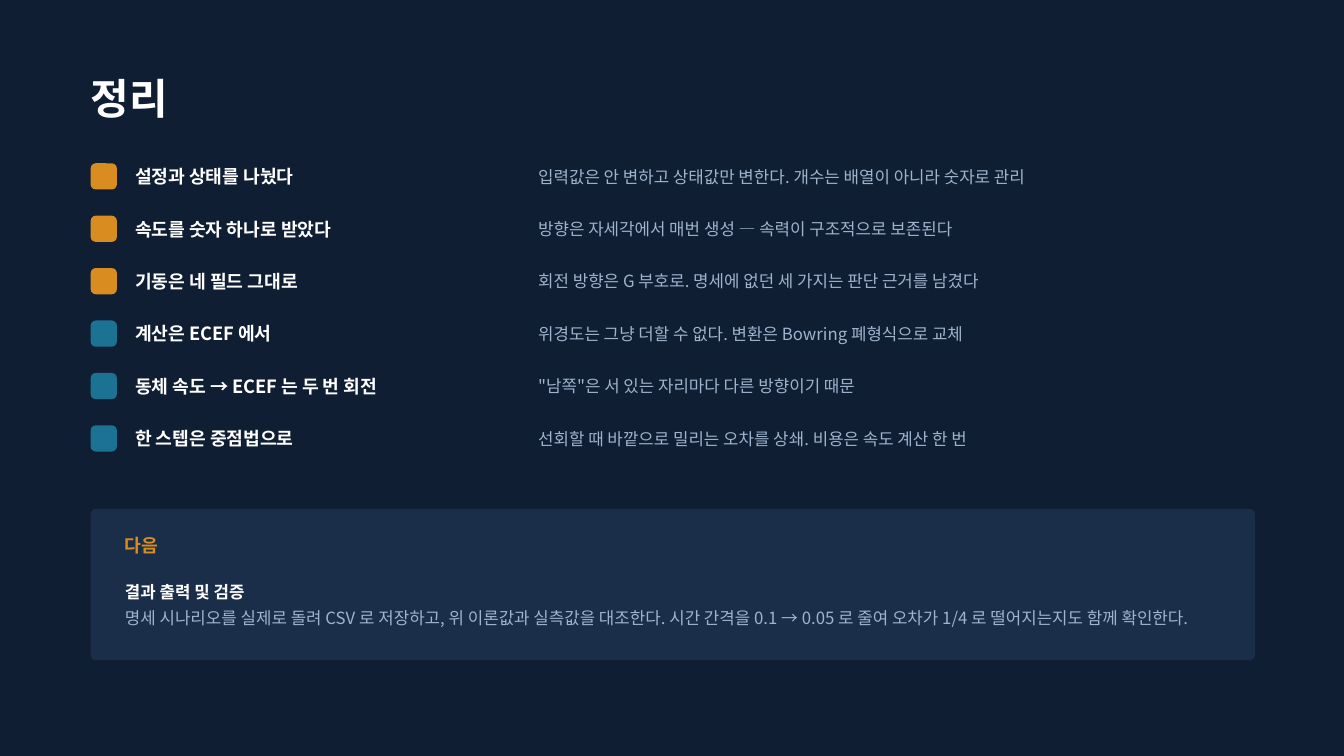
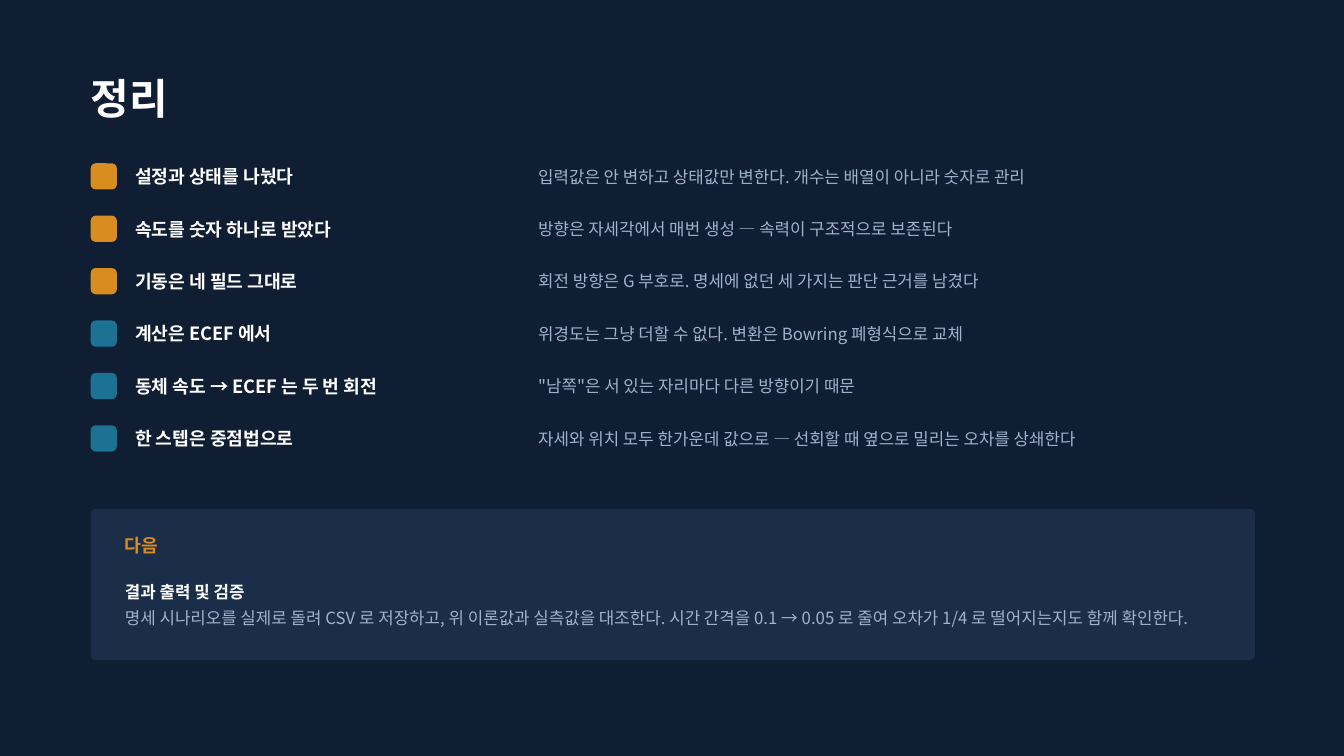
Before and after one commit to harley-hwan/radar-sw-study, a slide deck: slide 13 of Part3_TargetSim/ref/과제3_구현방법_시뮬레이션조건.pptx. Drawn at 1344x756 pixels with LibreOffice and Linux fonts; fonts in the diff are those of the drawing. Boxes give left, top, right and bottom in pixels: in the first picture for what was removed or moved away, otherwise in the second. Text is boxed around its words. In the diff, an @@ line names an element or a change of style, - is before the commit and + after.

```diff
--- a/Part3_TargetSim/ref/과제3_구현방법_시뮬레이션조건.pptx
+++ b/Part3_TargetSim/ref/과제3_구현방법_시뮬레이션조건.pptx
@@ text at (538,431,1076,447): text changed @@
-선회할 때 바깥으로 밀리는 오차를 상쇄. 비용은 속도 계산 한 번
+자세와 위치 모두 한가운데 값으로 — 선회할 때 옆으로 밀리는 오차를 상쇄한다
```
Also in this commit, not shown: 5 other slides changed, 31 other files.
